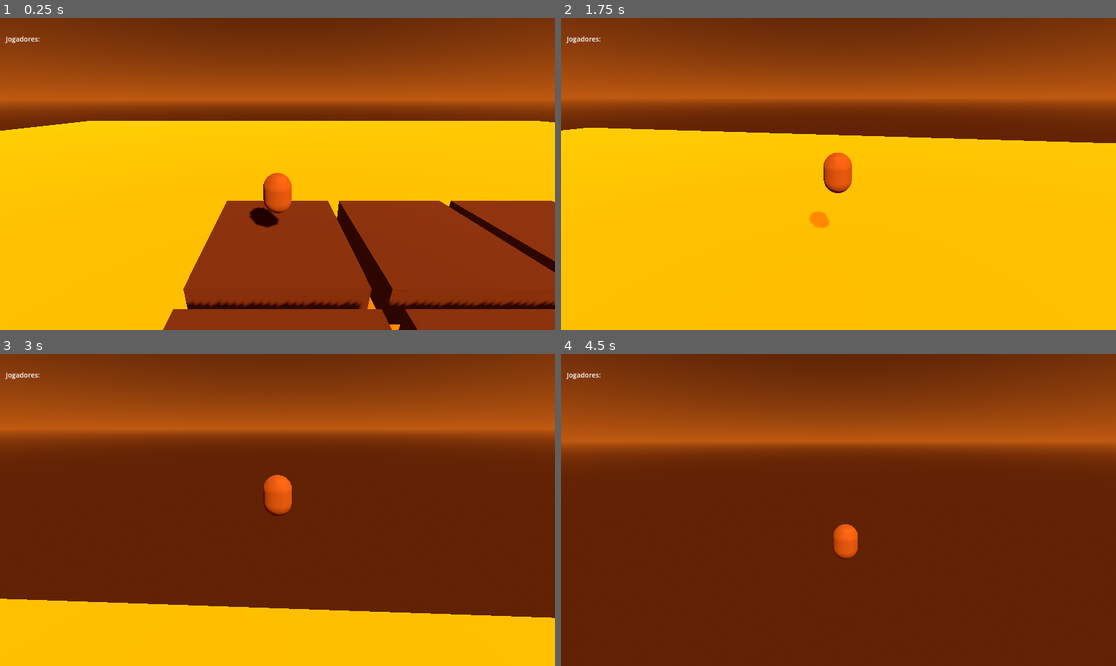
Above: before the commit, frames 1-4 (two rows, left to right).
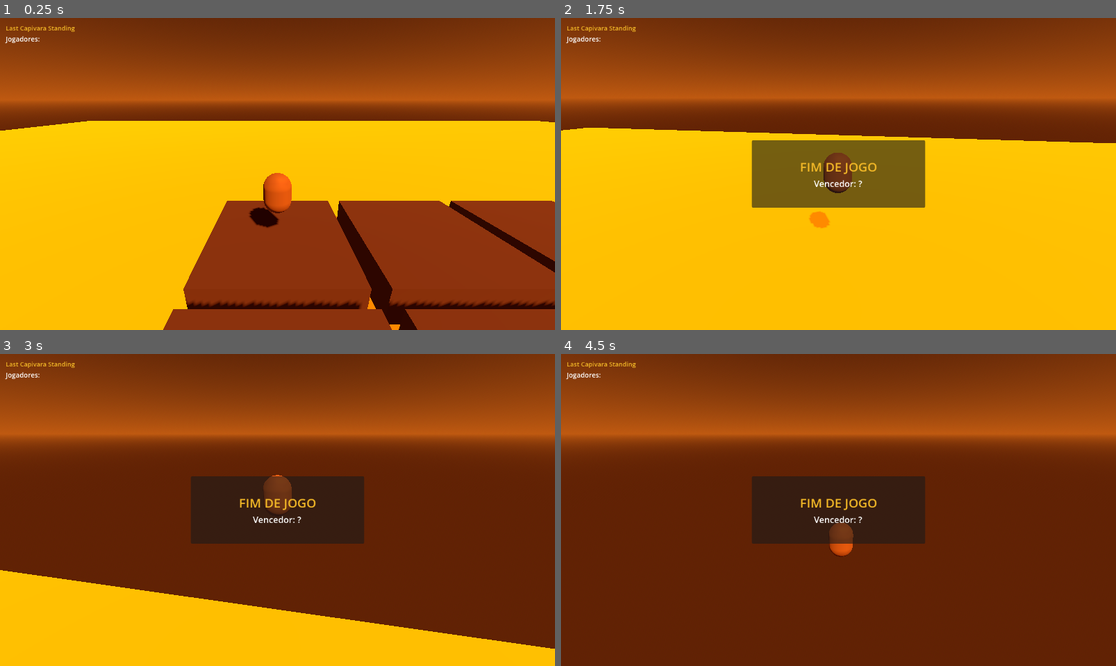
Above: after the commit, the same moments.

Repository: rodrigo-moreira-dev/capibraba
Game: Godot game, scene res://scenes/levels/lava_shrinking.tscn
Two runs of this game, one before a commit and one after it. Both use one fixed random seed, a clock stepped at 60 frames per second and the inputs below. This scene is started directly instead of the project's main scene.
Inputs (mouse positions are in pixels of both pictures, inside the frame that each line leads up to):
- Up to frame 1 (0.25 s): no input
- Up to frame 2 (1.75 s): move the mouse to (866, 174) at 0.52 s; hold W (move_forward) from 0.53 s (still down); tap Shift (dash) at 0.6 s; tap Space (jump) at 0.77, 1.52 s; move the mouse to (810, 174) at 1.27 s; click (810, 174) at 1.35 s
- Up to frame 3 (3 s): keep holding W (move_forward); move the mouse to (288, 503) at 2.02 s; tap Shift (dash) at 2.1 s; move the mouse to (271, 516) at 2.77 s; click (271, 516) at 2.85 s
- Up to frame 4 (4.5 s): keep holding W (move_forward); tap Space (jump) at 3.02, 3.77 s; move the mouse to (877, 513) at 3.52 s; tap Shift (dash) at 3.6 s; move the mouse to (794, 506) at 4.27 s; click (794, 506) at 4.35 s

The runs differ from the first frame. In frame 1, 0.1% of the frame differs, in the area x 1-14%, y 2-5%; in frame 2, 6.9%; in frame 3, 13%, in the area x 0-100%, y 2-95%; in frame 4, 10%.
Error before the commit: Parse Error: Cannot infer the type of "vp_size" variable because the value doesn't have a set type. (res://scripts/ui/hud.gd:56)
Error after the commit: Invalid call. Nonexistent function 'is_action_just_pressed' in base 'InputEventMouseMotion'. (res://scripts/player/player.gd:88)

Commit message:
fix: explicit Vector2i type for vp_size in hud show_winner
Co-Authored-By: Claude Sonnet 4.6 <noreply@anthropic.com>

Diff:
--- a/scripts/ui/hud.gd
+++ b/scripts/ui/hud.gd
@@ -53,7 +53,7 @@
 		winner_name = NetworkManager.players.get(winner_id, {}).get("name", "?")
 
 	var panel := PanelContainer.new()
-	var vp_size := get_viewport().size
+	var vp_size: Vector2i = get_viewport().size
 	panel.position = (Vector2(vp_size) - Vector2(360, 140)) * 0.5
 	panel.custom_minimum_size = Vector2(360, 140)
 	add_child(panel)
